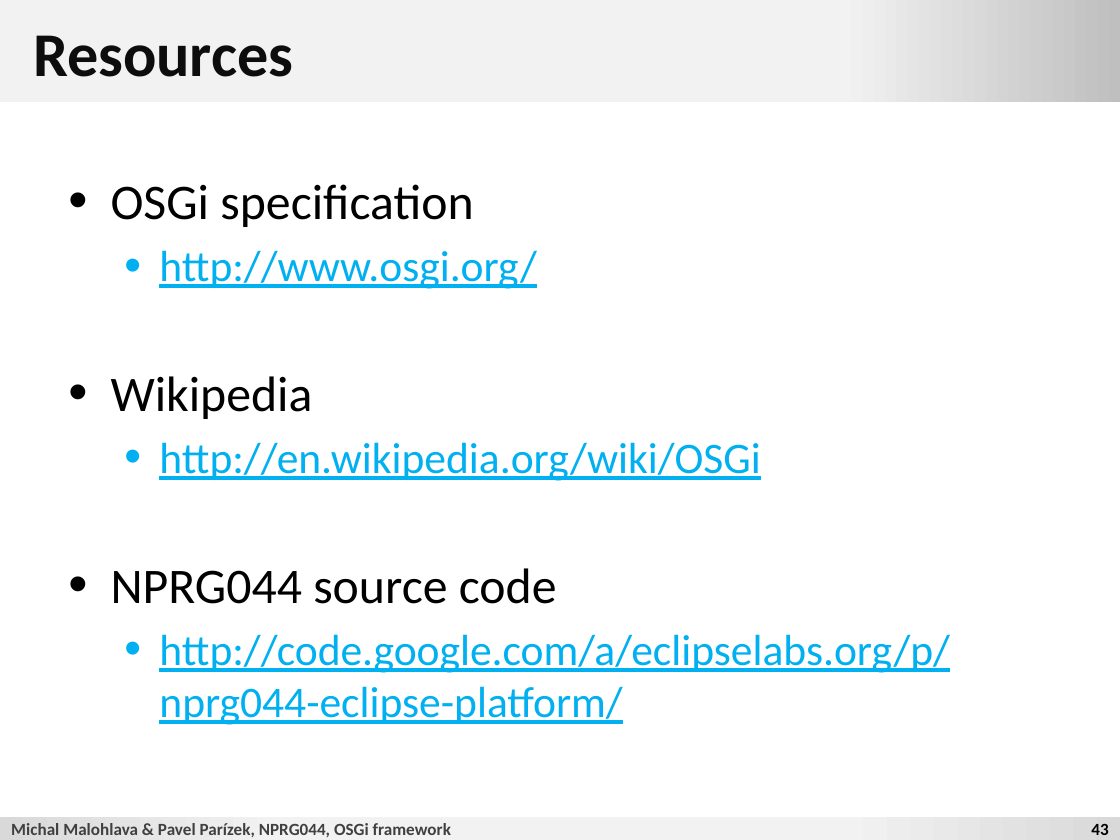
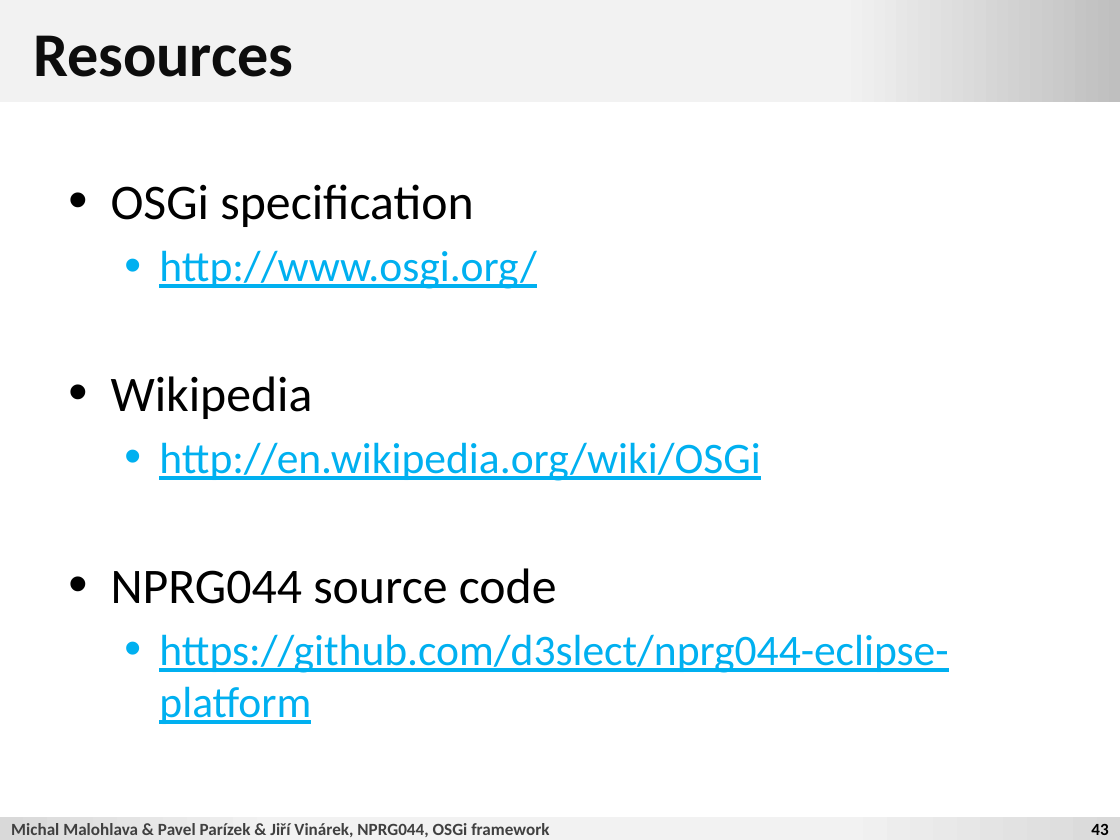
Before and after one commit to d3slect/nprg044-eclipse-platform, a slide deck: slide 43 of slides/01-osgi/01-osgi.pptx. Drawn at 1120x840 pixels with LibreOffice and Linux fonts; fonts in the diff are those of the drawing; background and template pictures are left out. Boxes give left, top, right and bottom in pixels: in the first picture for what was removed or moved away, otherwise in the second. Text is boxed around its words. In the diff, an @@ line names an element or a change of style, - is before the commit and + after.

Commit message:
updated slides - Mars version of Eclipse, OSGi console

```diff
--- a/slides/01-osgi/01-osgi.pptx
+++ b/slides/01-osgi/01-osgi.pptx
@@ text at (159,634,948,724): text changed @@
-  • http://code.google.com/a/eclipselabs.org/p/nprg044-eclipse-platform/
+  • https://github.com/d3slect/nprg044-eclipse-platform
@@ text at (11,823,549,837): text changed @@
-Michal Malohlava & Pavel Parízek, NPRG044, OSGi framework
+Michal Malohlava & Pavel Parízek & Jiří Vinárek, NPRG044, OSGi framework
```
Also in this commit, not shown: 41 other slides changed.
